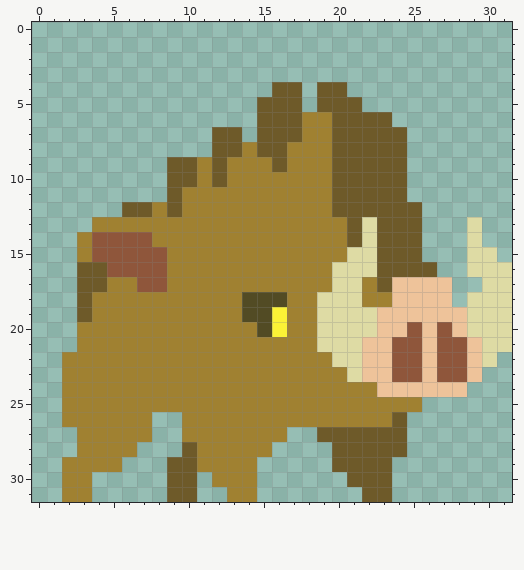
Pixel-art sprite, stored at rughai/sprites/rughai/mob/burr/giantburr.png. The first picture shows the starting point.
The file is 32x32 pixels.
And afterwards:
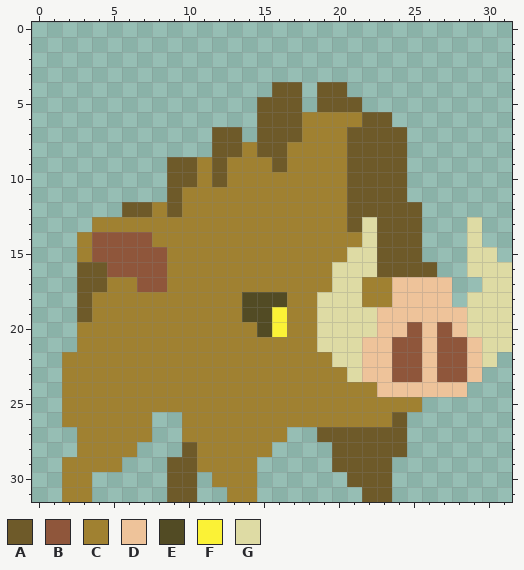
Palette (. is transparent): A #6e5a29  B #8f563b  C #a08131  D #eec39a  E #524b24  F #fbf236  G #dedba4
What changed:
{"y":6,"x":20,"old":"AA","new":"CC"}
{"y":7,"x":20,"old":"A","new":"C"}
{"y":8,"x":20,"old":"A","new":"C"}
{"y":9,"x":20,"old":"A","new":"C"}
{"y":10,"x":20,"old":"A","new":"C"}
{"y":11,"x":20,"old":"A","new":"C"}
{"y":12,"x":20,"old":"A","new":"C"}
{"y":14,"x":21,"old":"A","new":"C"}
{"y":17,"x":23,"old":"A","new":"C"}
{"label":"changed","picture_box":[332,112,392,292]}
